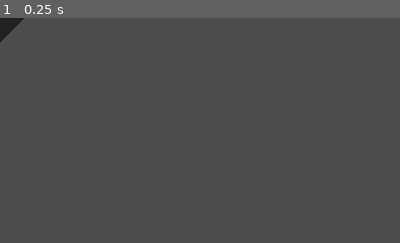
Above: before the commit, frame 1.
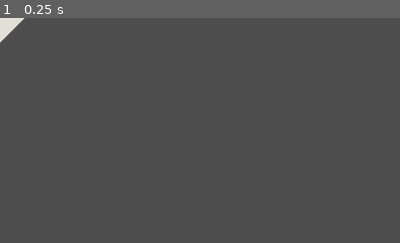
Above: after the commit, the same moment.

Repository: dxzander/Godot-Repository
Game: Godot game, scene res://Square.tscn
The game is run twice, just before and just after one commit, with the same random seed, the same clock (stepped at 60 frames per second) and the same inputs. This scene is started directly instead of the project's main scene.
Inputs:
- Up to frame 1 (0.25 s): no input
The pictures show only the part of the screen within x 0-50%, y 0-50%; the shares and areas given below are measured in that part.

The runs differ from the first frame. In frame 1, 0.4% of the frame differs, in the area x 0-7%, y 0-12%.

Commit message:
Update square transition color
Also some other change idk

Diff:
--- a/Square.tscn
+++ b/Square.tscn
@@ -39,8 +39,7 @@
 script = ExtResource("1_mvl6a")
 
 [node name="Fill" type="Polygon2D" parent="."]
-scale = Vector2(1e-05, 1e-05)
-color = Color(0.133333, 0.133333, 0.133333, 1)
+color = Color(0.890196, 0.87451, 0.839216, 1)
 offset = Vector2(-60, -60)
 polygon = PackedVector2Array(60, 2.08165e-12, 120, 60, 60, 120, 2.08165e-12, 60)
 
@@ -48,7 +47,7 @@
 position = Vector2(2.08165e-12, 2.08165e-12)
 scale = Vector2(1e-05, 1e-05)
 points = PackedVector2Array(2.08165e-12, -60, 60, 2.08165e-12, 2.08165e-12, 60, -60, 2.08165e-12, 2.08165e-12, -60)
-default_color = Color(0.133333, 0.133333, 0.133333, 1)
+default_color = Color(0.890196, 0.87451, 0.839216, 1)
 begin_cap_mode = 1
 end_cap_mode = 1
 
--- a/screenshot flyover.tscn
+++ b/screenshot flyover.tscn
@@ -84,15 +84,15 @@
 environment = SubResource("Environment_n5dns")
 
 [node name="MeshInstance3D" type="MeshInstance3D" parent="."]
-transform = Transform3D(0.996195, 0.00759613, -0.0868241, 3.4746e-16, 0.996195, 0.0871558, 0.0871558, -0.0868241, 0.992404, -0.2, 0.1, 2.08165e-12)
+transform = Transform3D(0.996195, 0.00759613, 0.0868241, 3.4746e-16, 0.996195, -0.0871558, -0.0871558, 0.0868241, 0.992404, 0.2, -0.1, 2.08165e-12)
 mesh = SubResource("QuadMesh_8jf5e")
 skeleton = NodePath("")
 
 [node name="AnimationPlayer" type="AnimationPlayer" parent="."]
-autoplay = "RESET"
 libraries = {
 "": SubResource("AnimationLibrary_jhx0x")
 }
+autoplay = "RESET"
 
 [node name="SpotLight3D" type="SpotLight3D" parent="."]
 transform = Transform3D(0.95875, -0.161299, 0.234053, -4.86541e-17, 0.823404, 0.567455, -0.28425, -0.544048, 0.789439, 0.748796, 2.35539, 2.90428)
